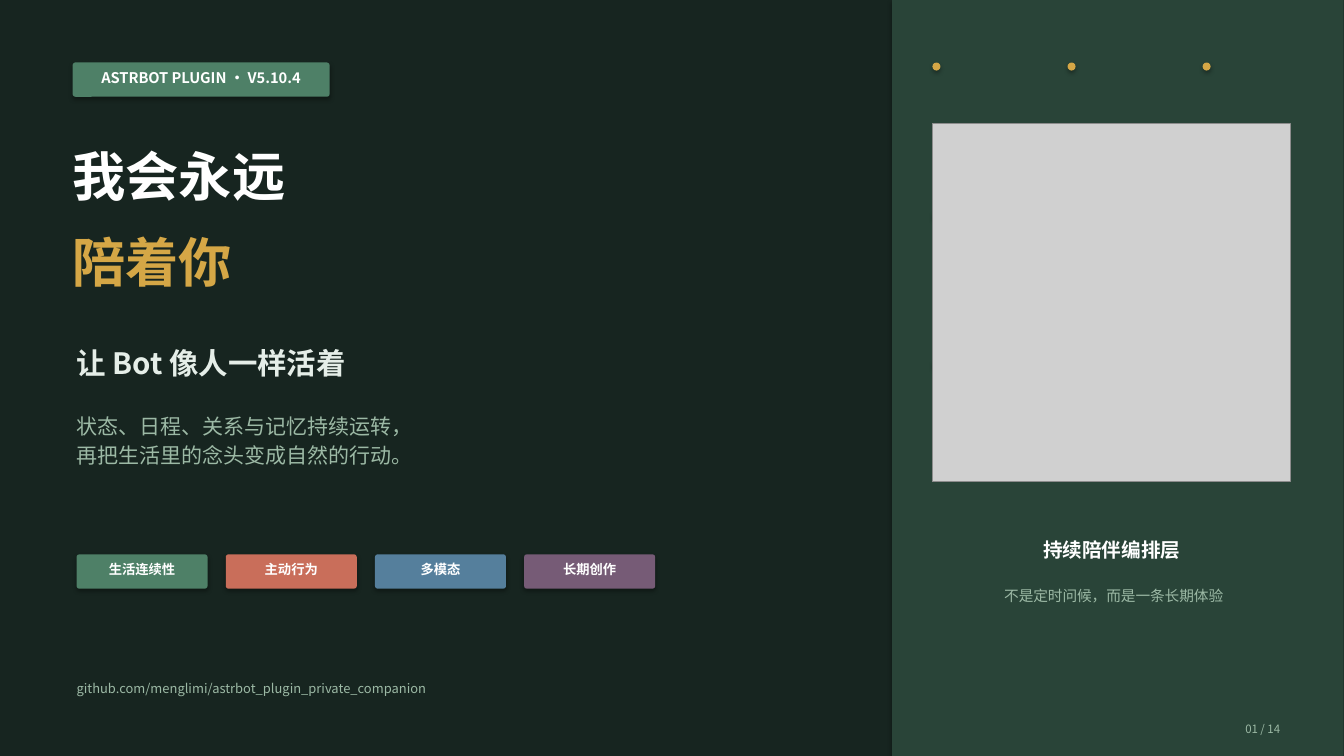
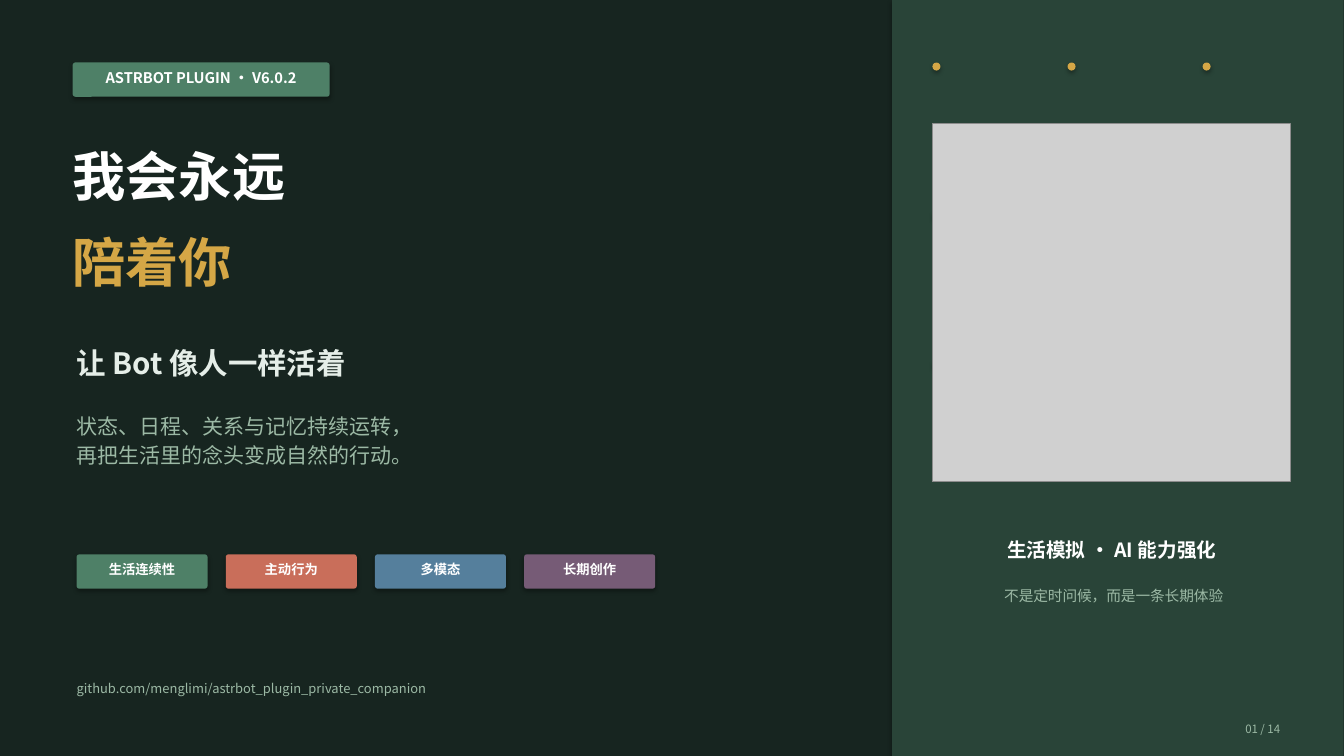
Before and after one commit to Eco404/astrbot_plugin_private_companion, a slide deck: slide 1 of 我会永远陪着你-插件介绍.pptx. Drawn at 1344x756 pixels with LibreOffice and Linux fonts; fonts in the diff are those of the drawing; grey boxes stand for pictures. Boxes give left, top, right and bottom in pixels: in the first picture for what was removed or moved away, otherwise in the second. Text is boxed around its words. In the diff, an @@ line names an element or a change of style, - is before the commit and + after.

```diff
--- a/我会永远陪着你-插件介绍.pptx
+++ b/我会永远陪着你-插件介绍.pptx
@@ text at [106,72,296,83]: text changed @@
-ASTRBOT PLUGIN · V5.10.4
+ASTRBOT PLUGIN · V6.0.2
@@ text at [1007,540,1216,559]: text changed @@
-持续陪伴编排层
+生活模拟 · AI 能力强化
```
Also in this commit, not shown: 1 other slide changed, 35 other files.
